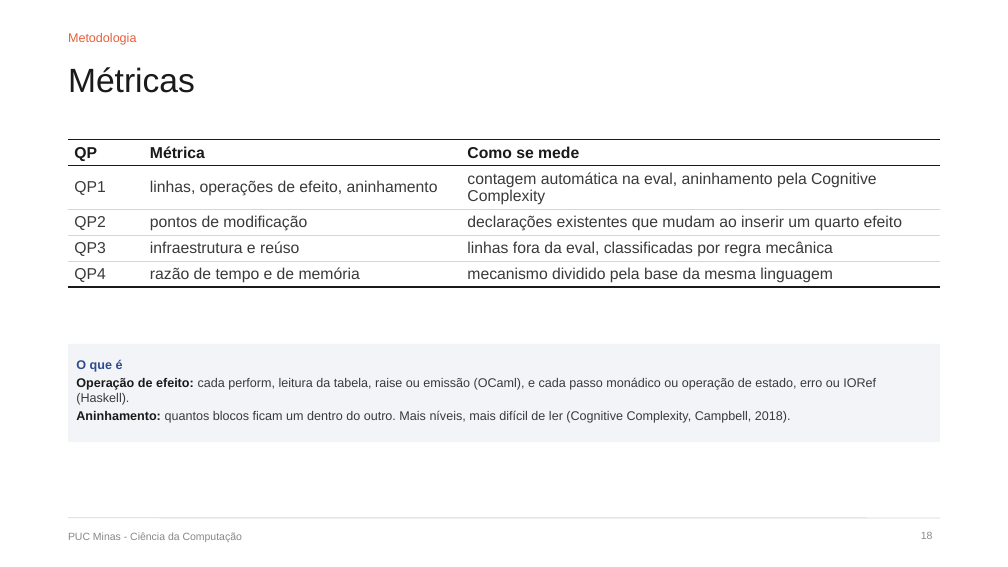
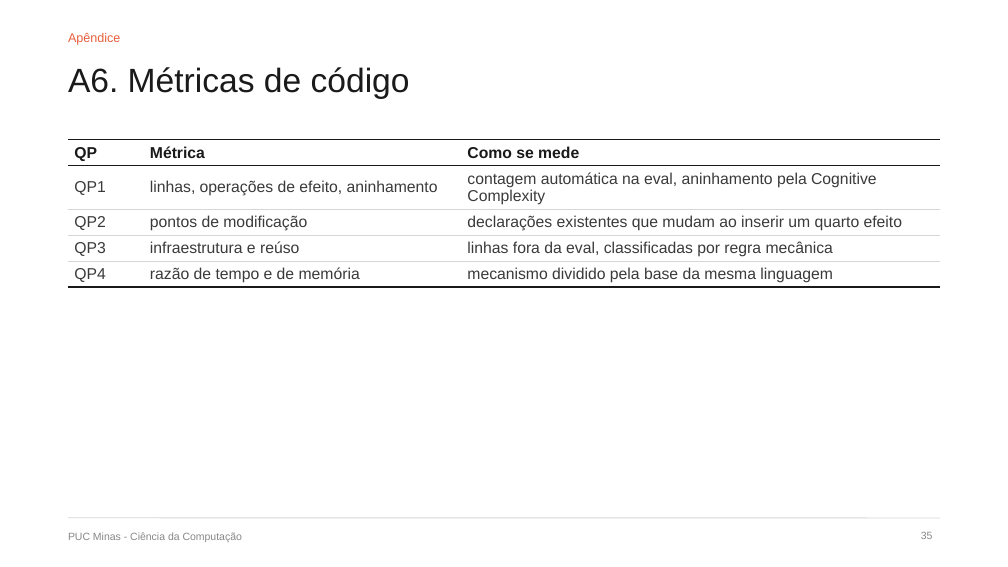
Before and after one commit to DiegoMarchioni/TCC, a slide deck: slide 35 of apresentacao/dissertacao/defesa.pptx (slide 18 before the commit). Drawn at 1008x567 pixels with LibreOffice and Linux fonts; fonts in the diff are those of the drawing. Boxes give left, top, right and bottom in pixels: in the first picture for what was removed or moved away, otherwise in the second. Text is boxed around its words. In the diff, an @@ line names an element or a change of style, - is before the commit and + after.

```diff
--- a/apresentacao/dissertacao/defesa.pptx
+++ b/apresentacao/dissertacao/defesa.pptx
@@ text at [68,33,120,45]: text changed @@
-Metodologia
+Apêndice
@@ title at [68,67,410,99]: text changed @@
-Métricas
+A6. Métricas de código
@@ rectangle removed at [68,344,940,442] @@
@@ text removed at [76,360,876,423] @@
-O que é
-Operação de efeito: cada perform, leitura da tabela, raise ou emissão (OCaml), e cada passo monádico ou operação de estado, erro ou IORef (Haskell).
-Aninhamento: quantos blocos ficam um dentro do outro. Mais níveis, mais difícil de ler (Cognitive Complexity, Campbell, 2018).
@@ page number at [921,532,933,539]: text changed @@
-18
+35
```
Also in this commit, not shown: 21 other slides changed, 3 slides added, 5 slides removed, 3 other files.
